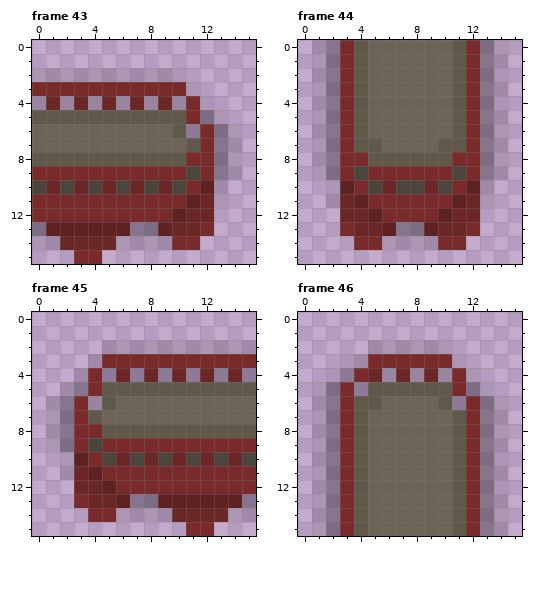
Two versions of one pixel-art file, Assets/Sprites/Building/Bridge.aseprite. The picture above was drawn from the file before the commit.
16x16 pixels, 47 frames. Shown: frame 43, frame 44, frame 45, frame 46.
The result:
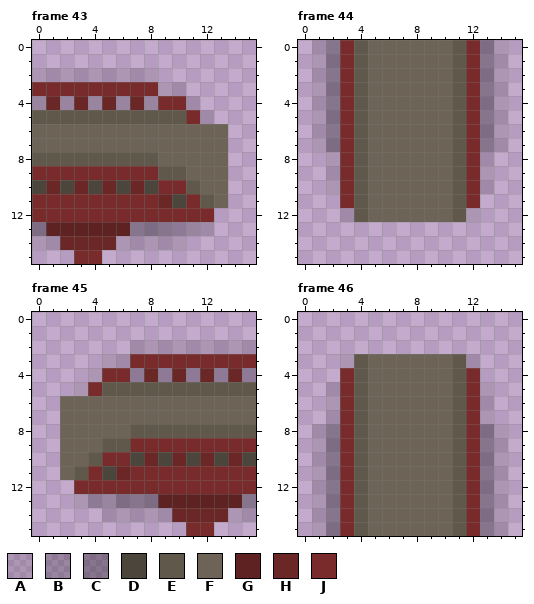
Palette (. is transparent): A #0000001e  B #00000038  C #0000004f  D #4c453c  E #61584c  F #6d6356  G #5f2222  H #6b2626  J #792b2b
What changed:
Changed rows in their new state; - is an unchanged pixel.
Frame 43, layer "Water TRB":
first column x 9:
 2 ..----
 3 AA.---
 4 JJA.--
 5 ---A.-
 6 -FFFF.
 7 --FFF.
 8 FFFFF.
 9 EEFFF.
10 JJEFF-
11 HDJEF-
12 -JJJ--
13 CBBA--
14 -A.---
Frame 44, layer "Water RBL":
first column x 1:
 7 ----F----F----
 8 .A-EFFFFFFE-A.
 9 .A-EFFFFFFE-A.
10 --JEFFFFFFEJ--
11 -.JEFFFFFFEJ.-
12 --AEFFFFFFEA--
13 --..........--
14 ---........---
Frame 45, layer "Water BLT":
first column x 1:
 2 ----..
 3 ---.AA
 4 --.AJJ
 5 -.A---
 6 .FFFF-
 7 .FFF--
 8 .FFFFF
 9 .FFFEE
10 -FFEJJ
11 -FEJDH
12 --JJJ-
13 --ABBC
14 ---.A-
Frame 46, layer "Water LTR":
first column x 1:
 2 ----......----
 3 ---EFFFFFFEA--
 4 -.JEFFFFFFEJ--
 5 .A-EFFFFFFEJ--
 6 .A--F----FE-A.
 7 .A----------A.
Where, in picture pixels (left, top, right, bottom), the same in both pictures:
changed: (158, 68, 242, 250)
changed: (312, 138, 508, 250)
changed: (46, 340, 130, 522)
changed: (312, 340, 508, 424)
